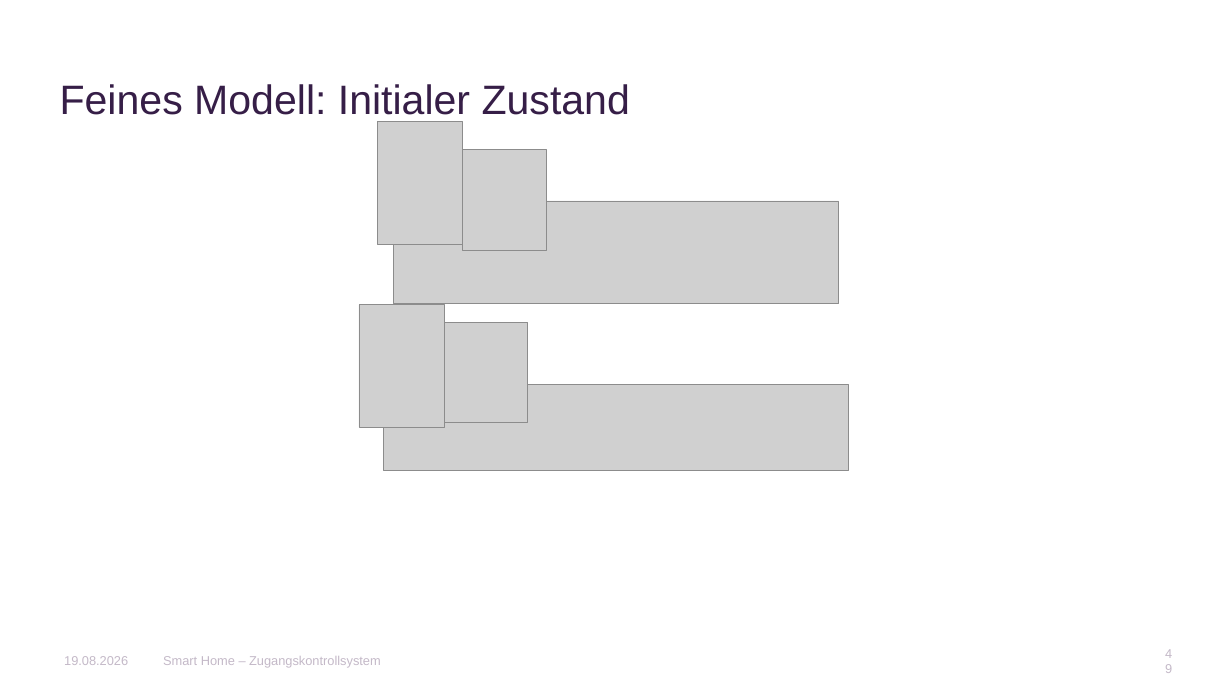
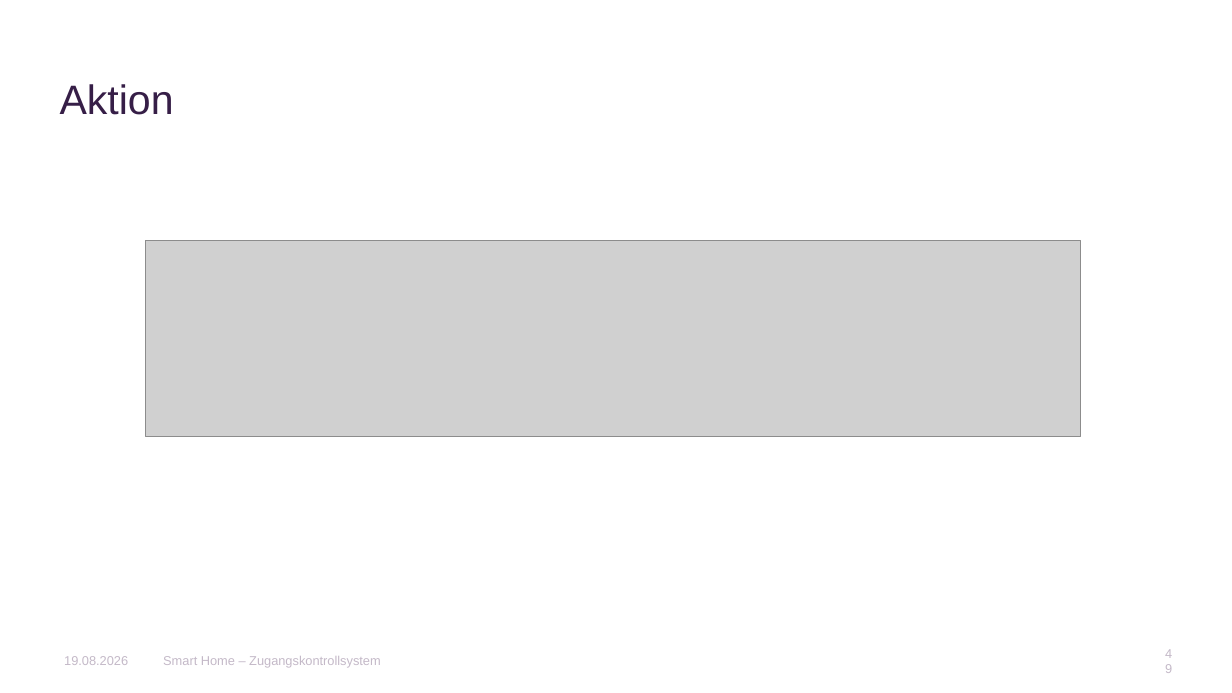
Before and after one commit to AnnaLiviaMartin/rs-smart-home, a slide deck: slide 49 of presentation/Smart_Home_Zugangskontrollsystem.pptx. Drawn at 1232x693 pixels with LibreOffice and Linux fonts; fonts in the diff are those of the drawing; grey boxes stand for pictures; background and template pictures are left out. Boxes give left, top, right and bottom in pixels: in the first picture for what was removed or moved away, otherwise in the second. Text is boxed around its words. In the diff, an @@ line names an element or a change of style, - is before the commit and + after.

```diff
--- a/presentation/Smart_Home_Zugangskontrollsystem.pptx
+++ b/presentation/Smart_Home_Zugangskontrollsystem.pptx
@@ title at <box>60,84,174,115</box>: text changed @@
-Feines Modell: Initialer Zustand
+Aktion
@@ picture removed at <box>378,122,464,244</box> @@
@@ picture removed at <box>463,150,546,250</box> @@
@@ picture removed at <box>394,201,839,304</box> @@
@@ picture added at <box>145,240,1080,436</box> @@
@@ picture removed at <box>360,305,445,427</box> @@
@@ picture removed at <box>445,323,528,423</box> @@
@@ picture removed at <box>384,384,848,471</box> @@
```
Also in this commit, not shown: 11 other slides changed, 1 slide added, 7 slides removed.
